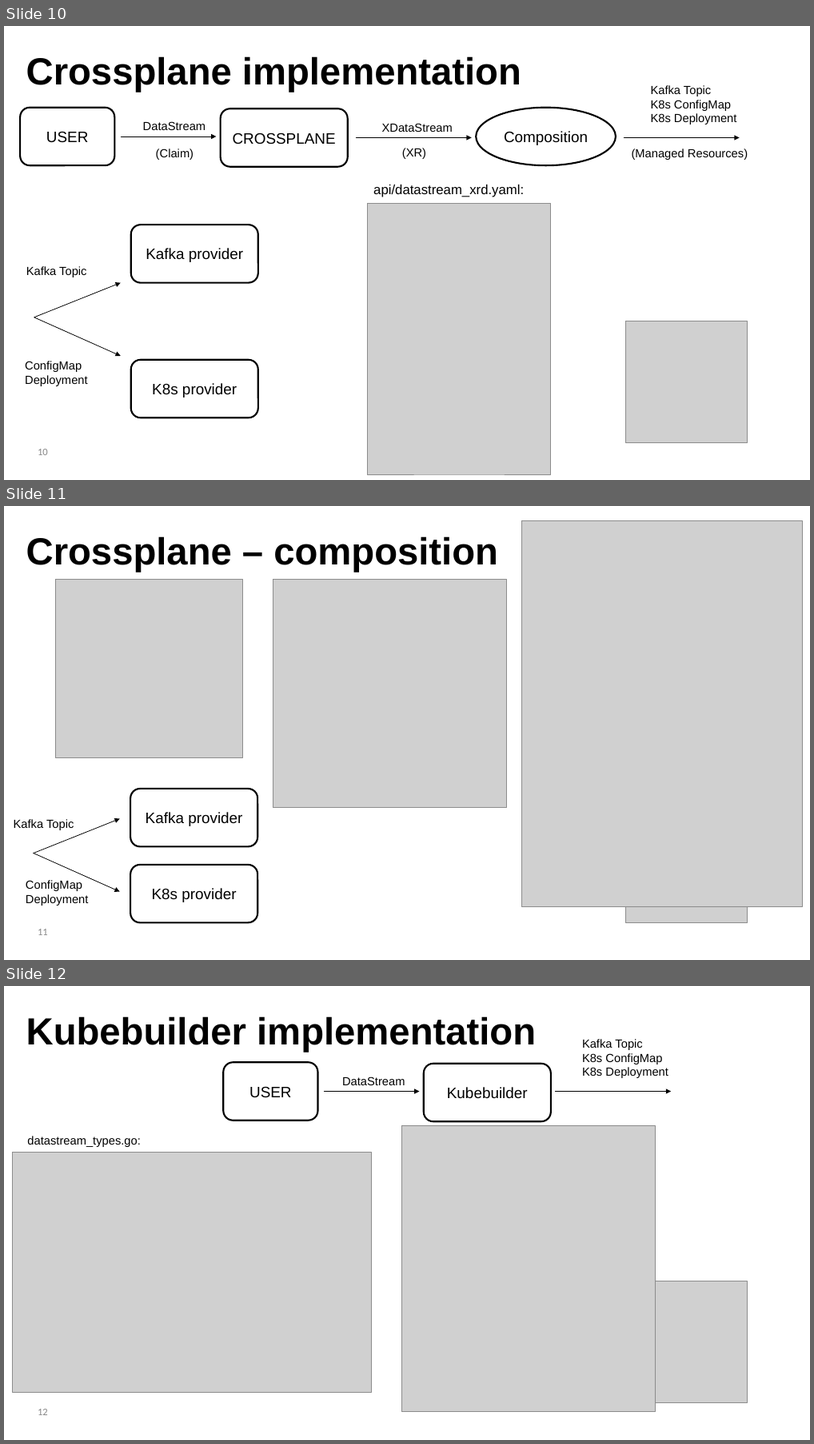
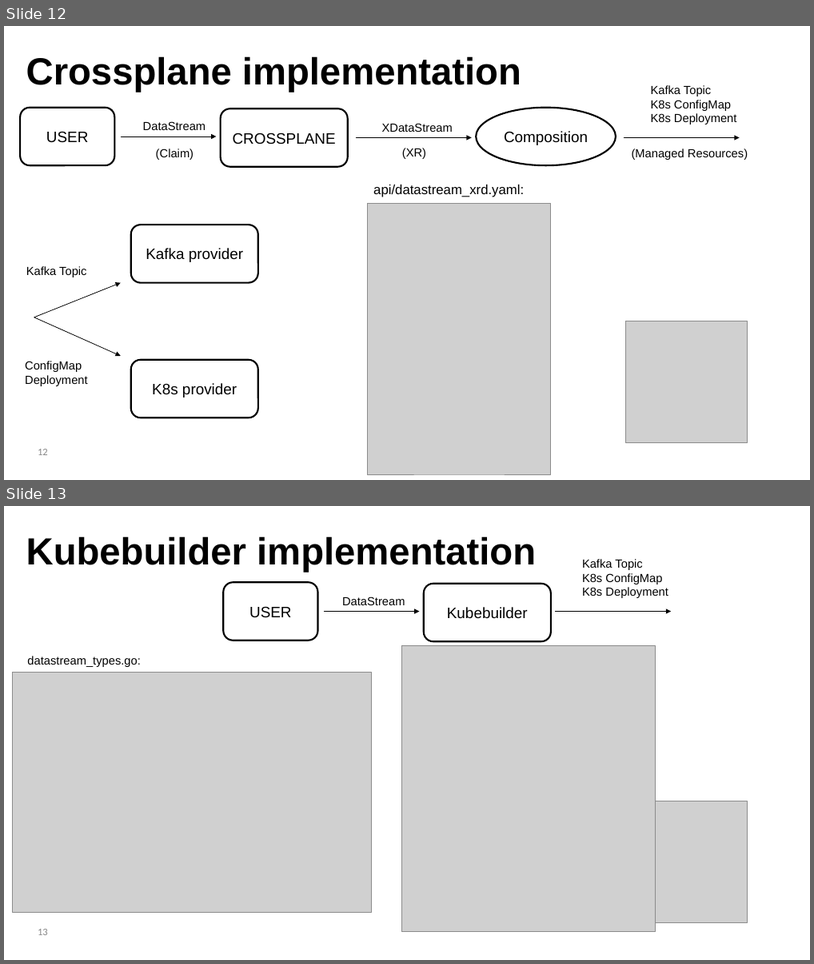
Before and after one commit to lorenzodeluca/kafka-operator-clash, a slide deck: presentation/De Luca Lorenzo_kubebuilder vs crossplane.pptx. Shown one above the other, each under a label of ours: slides 10, 11 and 12 before the commit, slides 12 and 13 after it. The pictures are 814x1444 and 814x964 pixels, drawn with LibreOffice and Linux fonts; fonts in the diff are those of the drawing; grey boxes stand for pictures. Boxes give left, top, right and bottom in pixels: in the first picture for what was removed or moved away, otherwise in the second. Text is boxed around its words. In the diff, an @@ line names an element or a change of style, - is before the commit and + after.

```diff
--- a/presentation/De Luca Lorenzo_kubebuilder vs crossplane.pptx
+++ b/presentation/De Luca Lorenzo_kubebuilder vs crossplane.pptx
@@ slide 11 removed at box(4, 506, 810, 960), background #FFFFFF @@
@@ picture removed at box(522, 521, 803, 907) @@
@@ text removed at box(26, 536, 498, 572) @@
-Crossplane – composition
@@ picture removed at box(55, 579, 243, 758) @@
@@ picture removed at box(274, 579, 506, 808) @@
@@ rounded rectangle removed at box(130, 788, 258, 847) @@
-Kafka provider
@@ picture removed at box(626, 800, 747, 922) @@
@@ text removed at box(14, 819, 74, 830) @@
-Kafka Topic
@@ arrow removed from (33, 853) to (119, 819) @@
@@ arrow removed from (33, 852) to (119, 892) @@
@@ rounded rectangle removed at box(130, 864, 258, 922) @@
-K8s provider
@@ text removed at box(26, 880, 89, 905) @@
-ConfigMap
-Deployment
@@ page number removed at box(38, 928, 48, 935) @@
-11
@@ what was slide 10 is now slide 12 @@
@@ page number at box(38, 448, 48, 455): text changed @@
-10
+12
@@ what was slide 12 is now slide 13 @@
```
Also in this commit, not shown: 5 slides changed, 7 slides added, 1 other slide removed, 11 other files.
